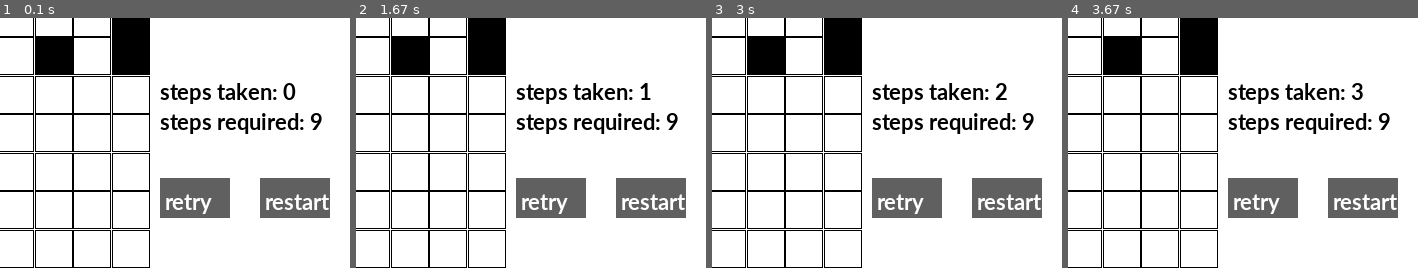
Above: before the commit, frames 1-4 (left to right).
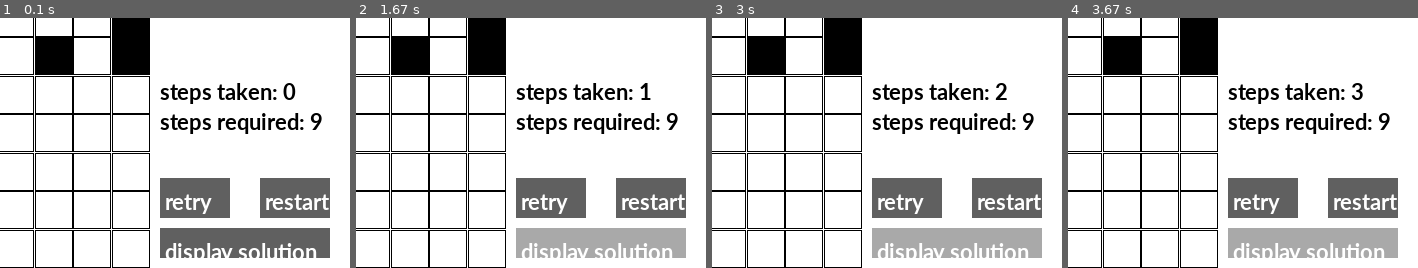
Above: after the commit, the same moments.

Repository: Vincent-lau/pygame_project
Game: pygame game, started from edu_game.py
Two runs of this game, one before a commit and one after it. Both use one fixed random seed, a clock stepped at 60 frames per second and the inputs below.
Inputs (mouse positions are % of the whole screen's width and height, from its top left):
- Up to frame 1 (0.1 s): no input
- Up to frame 2 (1.67 s): click (85, 95) at 0.38 s, where only the run after the commit has a clickable "display solution"; hold Up 1.17-1.63 s
- Up to frame 3 (3 s): hold Left 2.17-2.7 s; hold Down from 2.73 s (still down)
- Up to frame 4 (3.67 s): release Down at 3.03 s; hold Up from 3.5 s (still down)
The pictures show only the part of the screen within x 50-100%, y 50-100%; the shares and areas given below are measured in that part.

The runs differ from the first frame. In frame 1, 5.2% of the frame differs, in the area x 45-95%, y 84-96%; in frame 2, 5.1%; in frame 3, 5.1%; in frame 4, 5.1%.

Commit message:
solution can be displayed on the screen

Diff:
--- a/edu_game.py
+++ b/edu_game.py
@@ -102,6 +102,7 @@
         self.solution=-1
         self.retryButton=Button([500+10,400+10],[70,40],GREY,"retry")
         self.restartButton=Button([600+10,400+10],[70,40],GREY,"restart")
+        self.solutionButton=Button([500+10,450+10],[170,30],GREY,"display solution")
 
     def initialise(self):
         pass
@@ -124,13 +125,14 @@
 
 class Level1(Level):
     maze=[]
-    princessPos = [0, 0]
+    princessCor = [0, 0]
     nMazeNum = 0
     tile_list=[]
 
     def __init__(self):
         super().__init__()
         self.myPlayer=Player1([0,0],[0,0],[0,0],BLACK)
+        self.solution_list=[]
 
     def initialise(self):
         # 1=wall 2=player 3=princess
@@ -167,7 +169,6 @@
             for j in range(Level1.nMazeNum):
 
                 t = Tile((j * sideLength, i * sideLength), (sideLength, sideLength))
-                print(j * sideLength, i * sideLength)
 
                 if Level1.maze[i][j] == 1:
                     t.set_color(0)
@@ -189,17 +190,32 @@
 
     def get_solution(self):
         self.solution=-1
-        q = deque()
-        # every element in q is a list of three integers s[0]: row num, s[1]:column number, s[2]: number of steps
+        self.solution_list = []
+        q = []
+        qHead=0
+        qTail=0
+        # every element in q is a list of three integers s[0]: row num, s[1]:column number;
+        # s[2]: number of steps, s[3]: father
         visited = [[0] * Level1.nMazeNum for i in range(Level1.nMazeNum)]
         dir = [[0, 1, 0, -1], [1, 0, -1, 0]]
         startPos=self.myPlayer.get_cor()
         endPos=Level1.princessCor
-        q.append([startPos[0], startPos[1], 0])
-        while q:
-            s = q.popleft()
+        q.append([startPos[0], startPos[1], 0, -1])
+        qTail+=1
+        while qHead!=qTail:
+            s = q[qHead]
+            print(qHead,s,"out")
             if [s[0], s[1]] == endPos:
                 self.solution=s[2]
+                father = qHead
+                while True:
+                    print(father,q[father])
+                    self.solution_list.append([q[father][0],q[father][1]])
+                    father=q[father][3]
+                    if father==-1:
+                        break
+                self.solution_list.reverse()
+                print(self.solution_list)
                 break
             for i in range(4):
                 newR = s[0] + dir[0][i]
@@ -207,8 +223,10 @@
                 if newR < 0 or newR >= Level1.nMazeNum or newC < 0 or newC >= Level1.nMazeNum or Level1.maze[newR][
                     newC] == 1 or visited[newR][newC]:
                     continue
-                q.append([newR, newC, s[2] + 1])
+                q.append([newR, newC, s[2] + 1,qHead])
+                qTail+=1
                 visited[newR][newC] = 1
+            qHead += 1
 
     def draw_tiles(self):
         for i in range(Level1.nMazeNum):
@@ -254,12 +272,26 @@
         self.initialise()
         self.get_solution()
 
+    def visualise_solution(self): # draw the solution onto the screen
+        for i in range(len(self.solution_list)-1):
+            s1=self.solution_list[i]
+            s2=self.solution_list[i+1]
+            t1=Level1.tile_list[s1[0]][s1[1]]
+            t2=Level1.tile_list[s2[0]][s2[1]]
+            pg.draw.line(screen,GREEN,t1.get_centre(),t2.get_centre(),3)
+
+    def display_solution(self): # detect if the solution is pressed
+        if self.solutionButton.isPressed():
+            self.visualise_solution()
+
     def update(self):
         self.draw_tiles()
-        self.retryButton.update()
         self.retry()
         self.restart()
+        self.display_solution()
+        self.retryButton.update()
         self.restartButton.update()
+        self.solutionButton.update()
         self.display_information()
 
 
